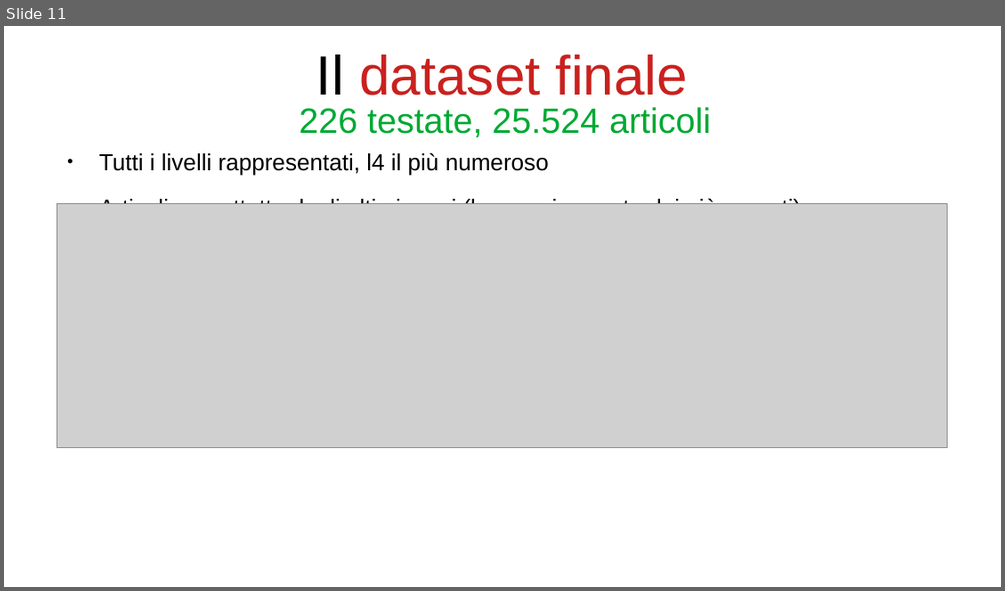
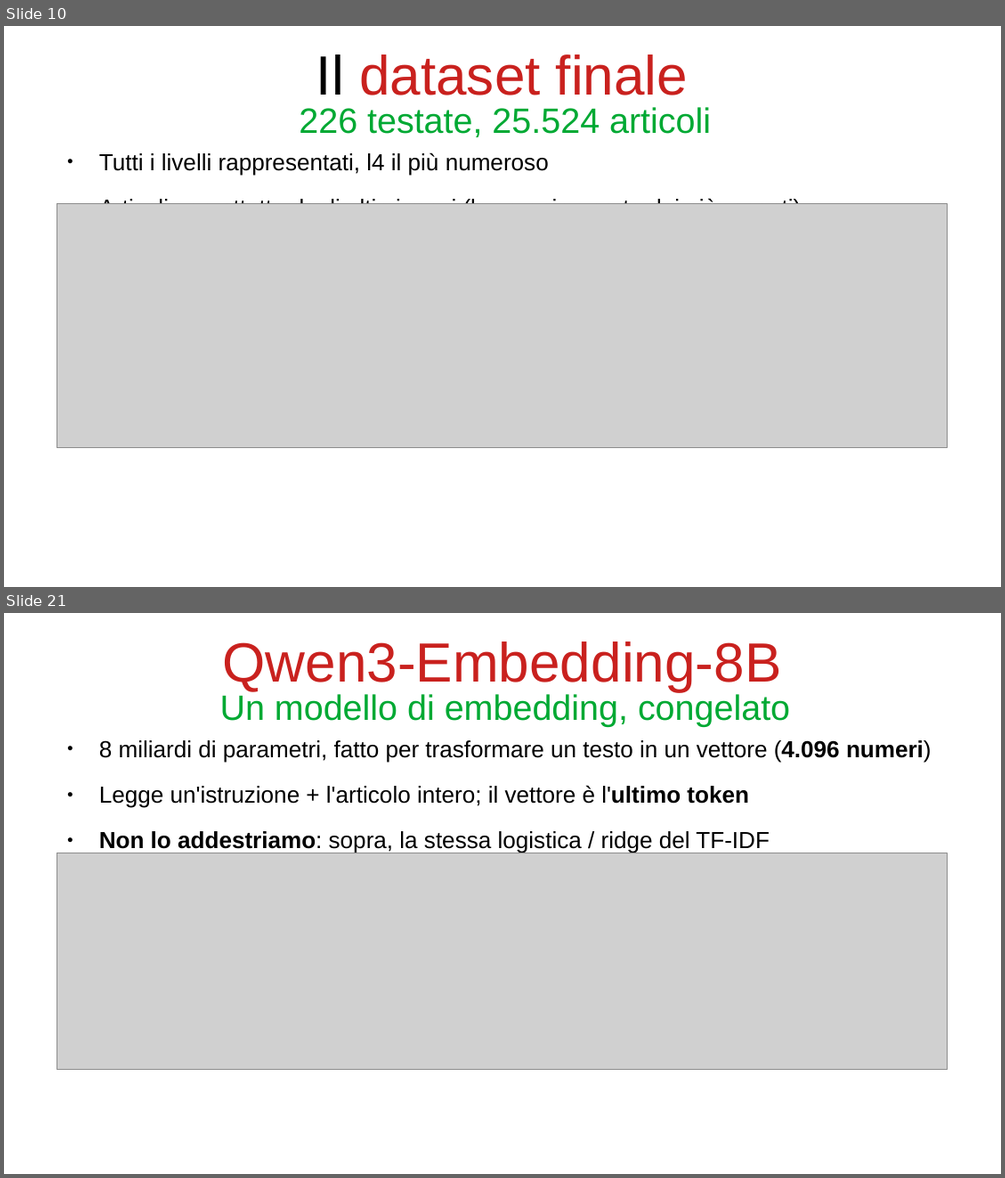
Before and after one commit to bianchi-john/PublisherClassification, a slide deck: Presentazioni/Stato finale/FinalState.odp. Shown one above the other, each under a label of ours: slide 11 before the commit, slides 10 and 21 after it; the slides between them are not shown. The pictures are 1005x591 and 1005x1178 pixels, drawn with LibreOffice and Linux fonts; fonts in the diff are those of the drawing; grey boxes stand for pictures. Boxes give left, top, right and bottom in pixels: in the first picture for what was removed or moved away, otherwise in the second. Text is boxed around its words. In the diff, an @@ line names an element or a change of style, - is before the commit and + after.

```diff
--- a/Presentazioni/Stato finale/FinalState.odp
+++ b/Presentazioni/Stato finale/FinalState.odp
@@ slide 21 added at (x1=4, y1=613, x2=1001, y2=1174), background #FFFFFF @@
@@ title added at (x1=223, y1=641, x2=782, y2=691), 44 pt, text #C9211E @@
+Qwen3-Embedding-8B
@@ title added at (x1=220, y1=692, x2=790, y2=727), 28 pt, text #00A933 @@
+Un modello di embedding, congelato
@@ text added at (x1=99, y1=740, x2=931, y2=853), 18.5 pt, text #000000 @@
+● 8 miliardi di parametri, fatto per trasformare un testo in un vettore (4.096 numeri)
+● Legge un'istruzione + l'articolo intero; il vettore è l'ultimo token
+● Non lo addestriamo: sopra, la stessa logistica / ridge del TF-IDF
@@ picture added at (x1=57, y1=853, x2=947, y2=1070) @@
@@ what was slide 11 is now slide 10 @@
```
Also in this commit, not shown: 5 slides changed, 36 other slides added, 7 slides removed, 38 other files.
